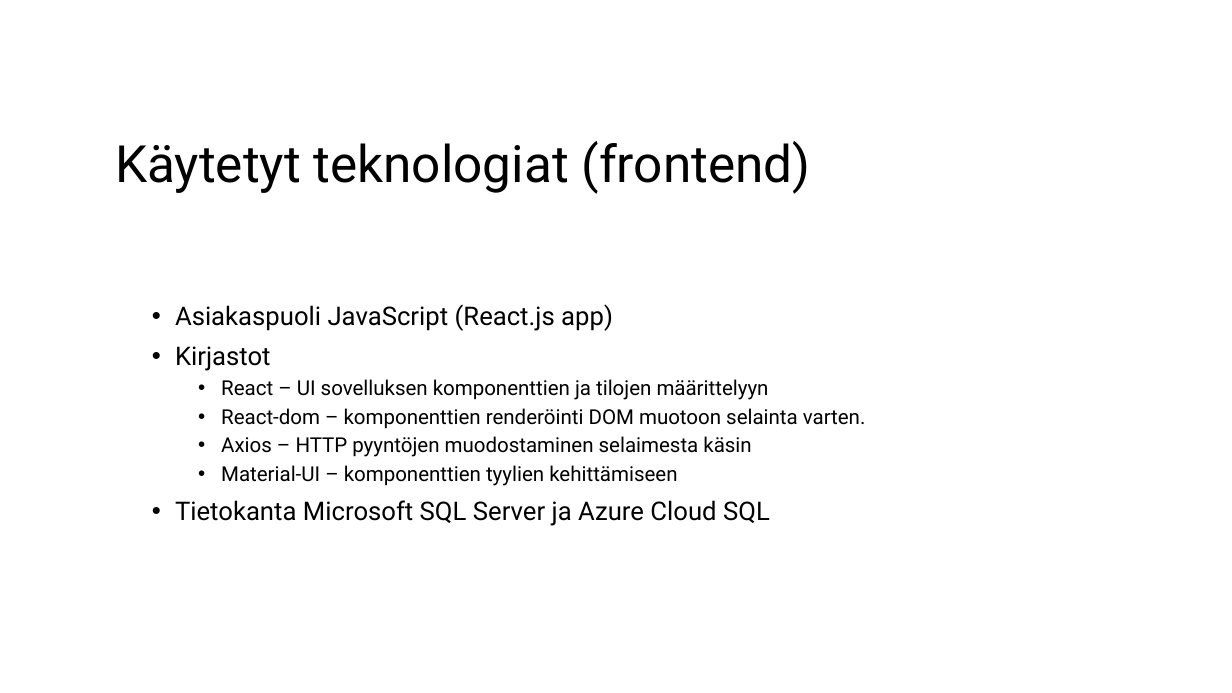
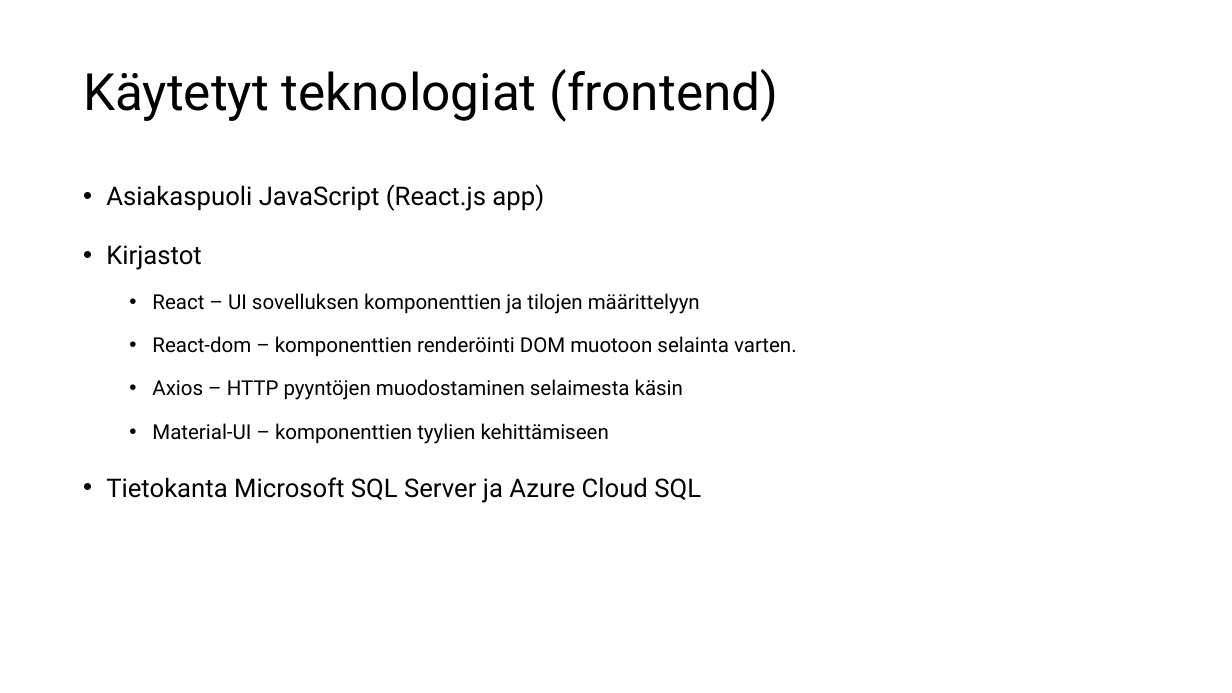
Before and after one commit to eetutaipale/REST_API, a slide deck: slide 5 of Projektiesitys.pptx. Drawn at 1232x693 pixels with LibreOffice and Linux fonts; fonts in the diff are those of the drawing; background and template pictures are left out. Boxes give left, top, right and bottom in pixels: in the first picture for what was removed or moved away, otherwise in the second. Text is boxed around its words. In the diff, an @@ line names an element or a change of style, - is before the commit and + after.

```diff
--- a/Projektiesitys.pptx
+++ b/Projektiesitys.pptx
@@ title "Käytetyt teknologiat (frontend)": place and size @@
-title "Käytetyt teknologiat (frontend)" at (115, 141, 811, 194)
+title "Käytetyt teknologiat (frontend)" at (83, 69, 778, 122)
@@ text "Asiakaspuoli JavaScript (React.js app)": place and size @@
-text "Asiakaspuoli JavaScript (React.js app)" at (175, 304, 866, 526)
+text "Asiakaspuoli JavaScript (React.js app)" at (106, 184, 797, 503)
@@ text "Asiakaspuoli JavaScript (React.js app)" at (106, 184, 797, 503): alignment left to justified; line spacing 0.9 to 1.5 @@
```
Also in this commit, not shown: 6 other slides changed, 5 slides added, 2 other files.
